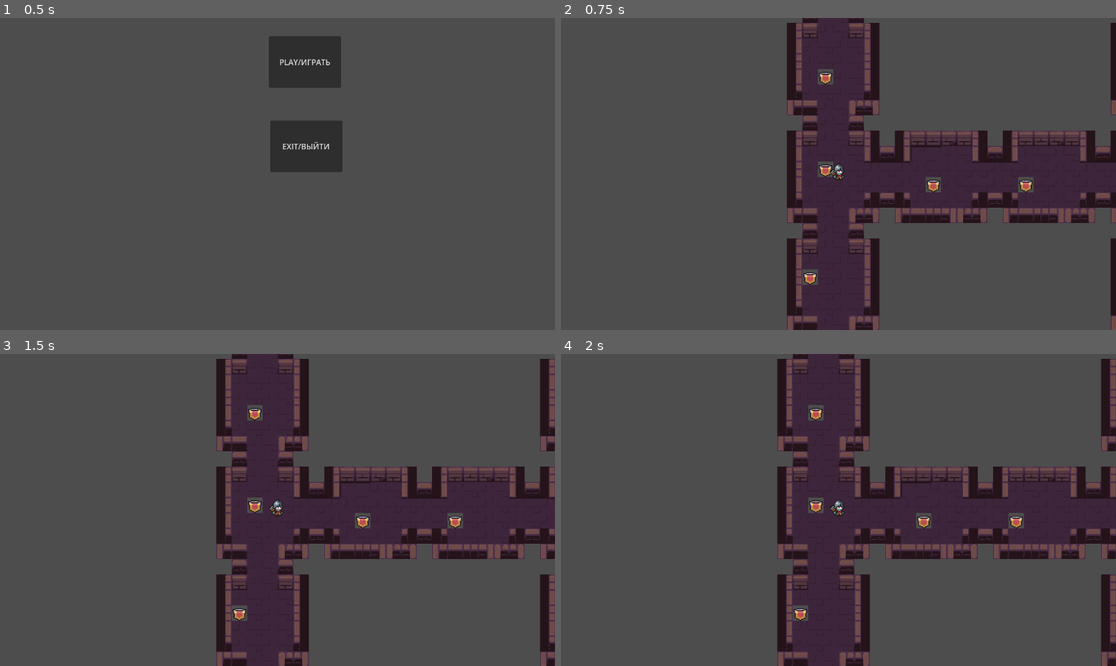
Above: before the commit, frames 1-4 (two rows, left to right).
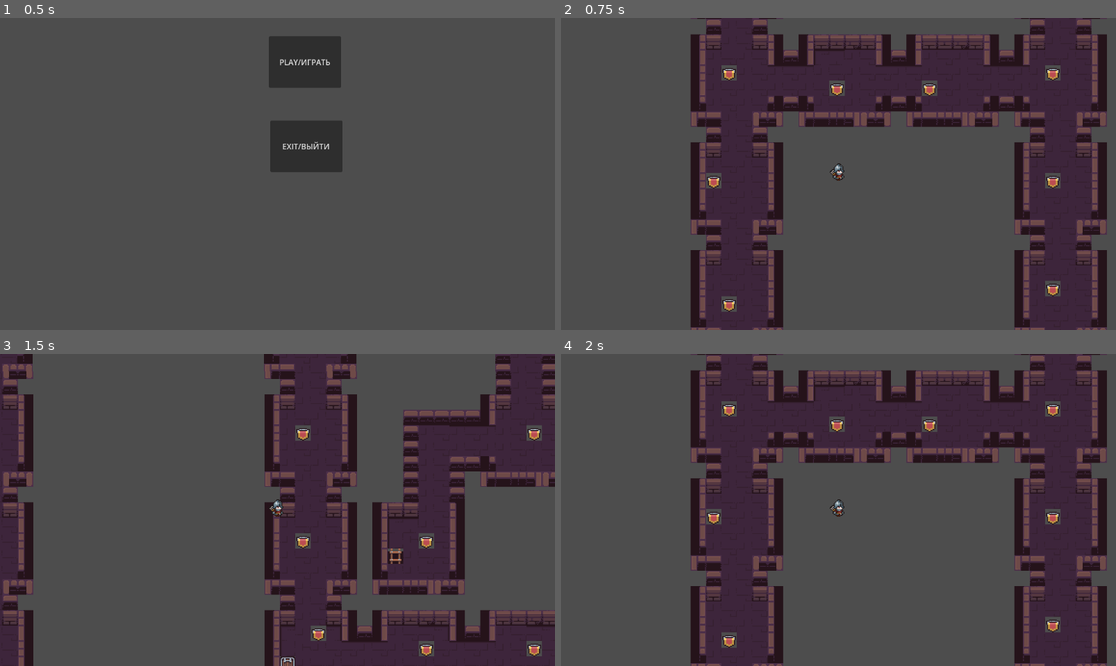
Above: after the commit, the same moments.

Repository: kirillbatzag/DA-dungeons-advencture
Game: Godot game, scene res://Main_Menu/main_menu.tscn
Two runs of this game, one before a commit and one after it. Both use one fixed random seed, a clock stepped at 60 frames per second and the inputs below.
Inputs:
- Up to frame 1 (0.5 s): no input
- Up to frame 2 (0.75 s): click "PLAY/ИГРАТЬ" at 0.5 s
- Up to frame 3 (1.5 s): tap Enter (ui_accept) at 1.25, 1.35 s; hold Right (ui_right) from 1.28 s (still down)
- Up to frame 4 (2 s): keep holding Right (ui_right); tap Enter (ui_accept) at 1.52, 1.82 s

Frame 1 is identical in both runs. In frame 2, 55% of the frame differs, in the area x 23-100%, y 0-100%; in frame 3, 48%; in frame 4, 54%.

Commit message:
Движение по координатам
Скрипт лежит на локации и его надо настроить

Diff:
--- /dev/null
+++ b/Main_Location/location.gd
@@ -0,0 +1,29 @@
+extends Node2D
+
+# Предполагаем, что у вас есть узел, который представляет игрока
+@onready var player = $Node2D/player
+# Максимальное количество шагов
+var max_steps = 3
+# Текущее количество шагов
+var current_steps = 0
+
+# Список центральных точек комнат
+var room_points = [Vector2(100, 100), Vector2(300, 100), Vector2(100, 300), Vector2(300, 300)]
+
+func _ready():
+	# Инициализация игры
+	current_steps = max_steps
+	# Поместите игрока в начальную точку
+	player.position = room_points[0]
+
+func _process(delta):
+	# Обработка ввода пользователя и передвижения игрока
+	if current_steps > 0 and Input.is_action_just_pressed("ui_accept"):
+		# Перемещение игрока
+		move_player()
+
+func move_player():
+	# Выбор следующей точки для перемещения
+	var next_point = room_points[randi() % room_points.size()]
+	player.position = next_point
+	current_steps -= 1
--- a/Main_Location/location.tscn
+++ b/Main_Location/location.tscn
@@ -1,6 +1,7 @@
-[gd_scene load_steps=5 format=3 uid="uid://brsitbyubrmo0"]
+[gd_scene load_steps=6 format=3 uid="uid://brsitbyubrmo0"]
 
 [ext_resource type="Texture2D" uid="uid://ch8lmirfd5wor" path="res://map test/2D Pixel Dungeon Asset Pack/character and tileset/Dungeon_Tileset.png" id="1_1ulkj"]
+[ext_resource type="Script" path="res://Main_Location/location.gd" id="1_cdju1"]
 [ext_resource type="PackedScene" uid="uid://dyh0frist7nt3" path="res://player.tscn" id="2_a3bw4"]
 
 [sub_resource type="TileSetAtlasSource" id="TileSetAtlasSource_f3lr6"]
@@ -167,6 +168,7 @@
 sources/1 = SubResource("TileSetAtlasSource_f3lr6")
 
 [node name="Map" type="Node2D"]
+script = ExtResource("1_cdju1")
 
 [node name="TileMap" type="TileMap" parent="."]
 rotation = -0.000550825
